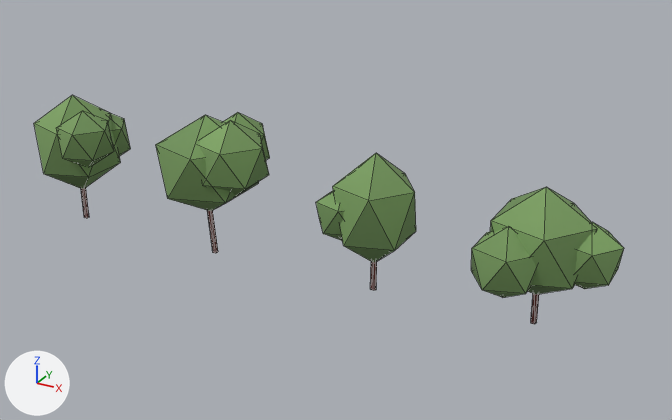
The glTF model assets/hellrider/environment/trees.glb as it was, and as the next commit left it.
The view is the same before and after, from a camera (50 mm lens) standing at (15.5, -24.9, 15.0) and looking at (1.5, 0.6, 2.3). The axes (+X, +Y, +Z) are drawn at lower left. The lights are the same throughout. The picture after the commit comes second. Mesh edges are drawn as thin lines. Vertices at exactly the same position are counted once.

Objects in the first picture: 'tree_0', 'tree_1', 'tree_2', 'tree_3'.
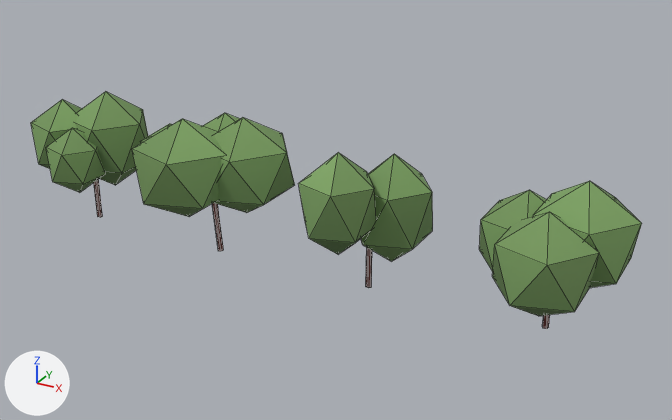
Boxes [x1, y1, x2, y2] around the edits, measured in the pictures (672 x 420 px; the box of a moved part takes in the faces that stretch with it):
'tree_3', reshaped (6% wider, 8% taller)
    before: [471, 187, 624, 324]
    after: [479, 181, 642, 329]
'tree_1', reshaped (43% wider)
    before: [156, 112, 270, 253]
    after: [132, 113, 295, 251]
'tree_2', reshaped (35% wider)
    before: [316, 153, 416, 290]
    after: [298, 152, 433, 288]
'tree_0', reshaped (20% wider)
    before: [34, 95, 131, 218]
    after: [31, 91, 148, 217]
part 1 of me_cylinder, moved or reshaped
    before: [81, 188, 89, 218]
    after: [94, 180, 102, 217]
part 2 of me_cylinder, moved or reshaped
    before: [34, 95, 121, 189]
    after: [46, 128, 106, 192]
part 3 of me_cylinder, moved or reshaped
    before: [56, 111, 114, 167]
    after: [75, 91, 148, 185]
part 4 of me_cylinder, moved or reshaped
    before: [111, 114, 131, 156]
    after: [31, 99, 82, 169]
part 5 of me_cylinder_001, moved or reshaped
    before: [207, 210, 218, 253]
    after: [212, 203, 223, 251]
part 6 of me_cylinder_001, moved or reshaped
    before: [156, 115, 259, 211]
    after: [213, 118, 295, 213]
part 7 of me_cylinder_001, moved or reshaped
    before: [199, 120, 269, 195]
    after: [203, 113, 239, 132]
part 8 of me_cylinder_001, moved or reshaped (mostly hidden afterwards)
    before: [223, 112, 270, 160]
    after: [141, 124, 172, 143]
part 9 of me_cylinder_001, moved or reshaped (not visible before)
    after: [132, 119, 225, 217]
part 10 of me_cylinder_002, moved or reshaped
    before: [370, 262, 377, 290]
    after: [366, 248, 372, 288]
part 11 of me_cylinder_002, moved or reshaped
    before: [333, 153, 416, 262]
    after: [361, 154, 433, 261]
part 12 of me_cylinder_002, moved or reshaped
    before: [316, 191, 344, 240]
    after: [298, 152, 376, 255]
part 13 of me_cylinder_003, moved or reshaped
    before: [531, 294, 539, 324]
    after: [543, 315, 550, 329]
part 14 of me_cylinder_003, moved or reshaped
    before: [490, 187, 597, 294]
    after: [479, 190, 546, 272]
part 15 of me_cylinder_003, moved or reshaped
    before: [471, 226, 537, 298]
    after: [492, 212, 599, 316]
part 16 of me_cylinder_003, moved or reshaped
    before: [575, 222, 624, 289]
    after: [533, 181, 642, 288]

Patch to the scene script:
```diff
--- a/assets/hellrider/environment/trees.glb.py
+++ b/assets/hellrider/environment/trees.glb.py
@@ me_cylinder @@
-me_cylinder.from_pydata(...)  # 46 vertices, 76 faces; spans x -1.82..1.82, y -1.9..1.9, z 0.0..4.98
+me_cylinder.from_pydata(...)  # 46 vertices, 76 faces; spans x -2.14..2.14, y -2.03..2.03, z 0.0..5.05
+# me_cylinder part 1: the loose piece of 10 vertices spanning x -0.4..-0.21, y -0.32..-0.13, z 0.0..2.02 is moved by (0.42, 0.3, 0.0)
+# me_cylinder part 2: the loose piece of 12 vertices spanning x -1.82..1.22, y -1.67..1.22, z 1.17..4.98 is scaled about its middle by 0.678, then moved by (0.63, -0.82, -0.32)
+# me_cylinder part 3: the loose piece of 12 vertices spanning x -0.15..1.82, y -1.9..-0.02, z 2.54..4.75 is scaled about its middle by (1.54, 1.54, 1.72), then moved by (-0.21, 1.54, -0.5)
+# me_cylinder part 4: the loose piece of 12 vertices spanning x -1.15..0.93, y -0.08..1.9, z 1.84..4.16 is scaled about its middle by (1.22, 1.22, 1.36), then moved by (-0.77, -1.1, 0.14)
 me_cylinder.materials.append(mat_surface)
@@ me_cylinder_001 @@
-me_cylinder_001.from_pydata(...)  # 58 vertices, 96 faces; spans x -2.34..2.34, y -2.04..2.04, z 0.0..5.27
+me_cylinder_001.from_pydata(...)  # 58 vertices, 96 faces; spans x -2.93..2.93, y -3.01..3.01, z 0.0..5.32
+# me_cylinder_001 part 5: the loose piece of 10 vertices spanning x -0.26..0.07, y -0.51..-0.25, z 0.0..2.21 is moved by (0.09, 0.22, 0.0)
+# me_cylinder_001 part 6: the loose piece of 12 vertices spanning x -1.83..1.65, y -2.04..1.28, z 1.62..5.21 is scaled about its middle by 0.984, then moved by (1.3, 0.36, 0.05)
+# me_cylinder_001 part 7: the loose piece of 12 vertices spanning x -0.15..2.34, y -1.79..0.58, z 2.49..5.27 is scaled about its middle by (1.17, 1.17, 1.08), then moved by (-1.82, 2.23, -0.74)
+# me_cylinder_001 part 8: the loose piece of 12 vertices spanning x -0.8..1.37, y -0.02..2.04, z 2.55..4.98 is scaled about its middle by (0.984, 0.984, 0.905), then moved by (-2.14, -1.15, -0.31)
+# me_cylinder_001 part 9: the loose piece of 12 vertices spanning x -2.34..0.22, y -0.66..1.78, z 1.72..4.58 is scaled about its middle by (1.36, 1.36, 1.25), then moved by (0.75, -1.91, 0.38)
 me_cylinder_001.materials.append(mat_surface)
@@ me_cylinder_002 @@
-me_cylinder_002.from_pydata(...)  # 34 vertices, 56 faces; spans x -1.62..1.62, y -1.32..1.32, z 0.0..4.84
+me_cylinder_002.from_pydata(...)  # 34 vertices, 56 faces; spans x -1.85..1.85, y -2.18..2.18, z 0.0..5.02
+# me_cylinder_002 part 10: the loose piece of 10 vertices spanning x 0.1..0.37, y -0.2..0.2, z 0.0..1.93 is moved by (-0.22, 0.07, 0.0)
+# me_cylinder_002 part 11: the loose piece of 12 vertices spanning x -1.16..1.62, y -1.32..1.32, z 0.93..4.84 is moved by (0.23, 0.86, -0.27)
+# me_cylinder_002 part 12: the loose piece of 12 vertices spanning x -1.62..0.17, y -1.25..0.46, z 1.69..3.69 is scaled about its middle by (1.41, 1.41, 1.77), then moved by (0.13, -0.59, 0.56)
 me_cylinder_002.materials.append(mat_surface)
@@ me_cylinder_003 @@
-me_cylinder_003.from_pydata(...)  # 46 vertices, 76 faces; spans x -2.07..2.07, y -1.87..1.87, z 0.0..4.62
+me_cylinder_003.from_pydata(...)  # 46 vertices, 76 faces; spans x -2.42..2.42, y -2.27..2.27, z 0.0..4.89
+# me_cylinder_003 part 13: the loose piece of 10 vertices spanning x -0.44..-0.24, y 0.21..0.48, z 0.0..1.71 is moved by (0.42, -0.1, 0.0)
+# me_cylinder_003 part 14: the loose piece of 12 vertices spanning x -1.95..1.27, y -1.19..1.87, z 1.02..4.62 is scaled about its middle by 0.904, then moved by (-0.62, 0.43, -0.2)
+# me_cylinder_003 part 15: the loose piece of 12 vertices spanning x -2.07..0.05, y -1.87..0.15, z 1.32..3.68 is scaled about its middle by 1.44, then moved by (1.13, 0.04, 0.17)
+# me_cylinder_003 part 16: the loose piece of 12 vertices spanning x 0.08..2.07, y -0.47..1.42, z 1.52..3.74 is scaled about its middle by 1.62, then moved by (-0.27, 0.26, 0.46)
 me_cylinder_003.materials.append(mat_surface)
```
